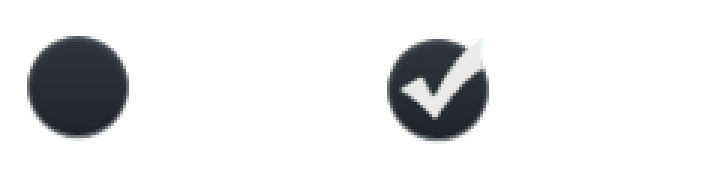
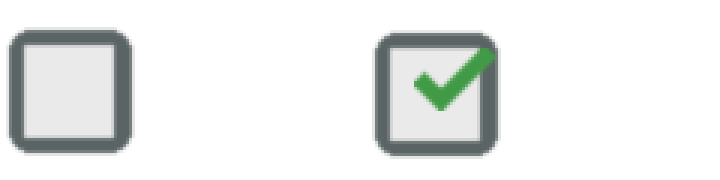
The second w=720, h=180 image is a revision of the first. Changes to its layers:
removed layer "Pasted Layer #6" over box(399, 39, 483, 120)
removed layer "Pasted Layer #4" over box(387, 36, 489, 144)
added layer "Pasted Layer #8" above "Layer copy" over box(414, 48, 495, 111)
renamed "Pasted Layer #2" to "Layer copy", painted on it over box(6, 27, 135, 156)
added layer "Layer" over box(372, 30, 501, 159)
